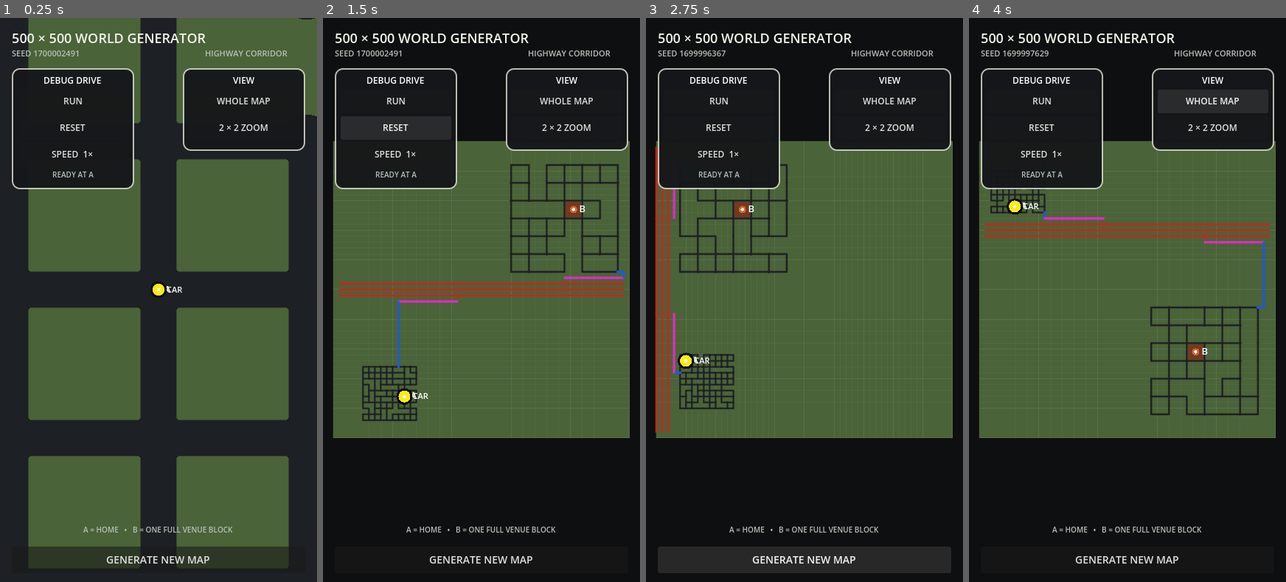
Above: before the commit, frames 1-4 (left to right).
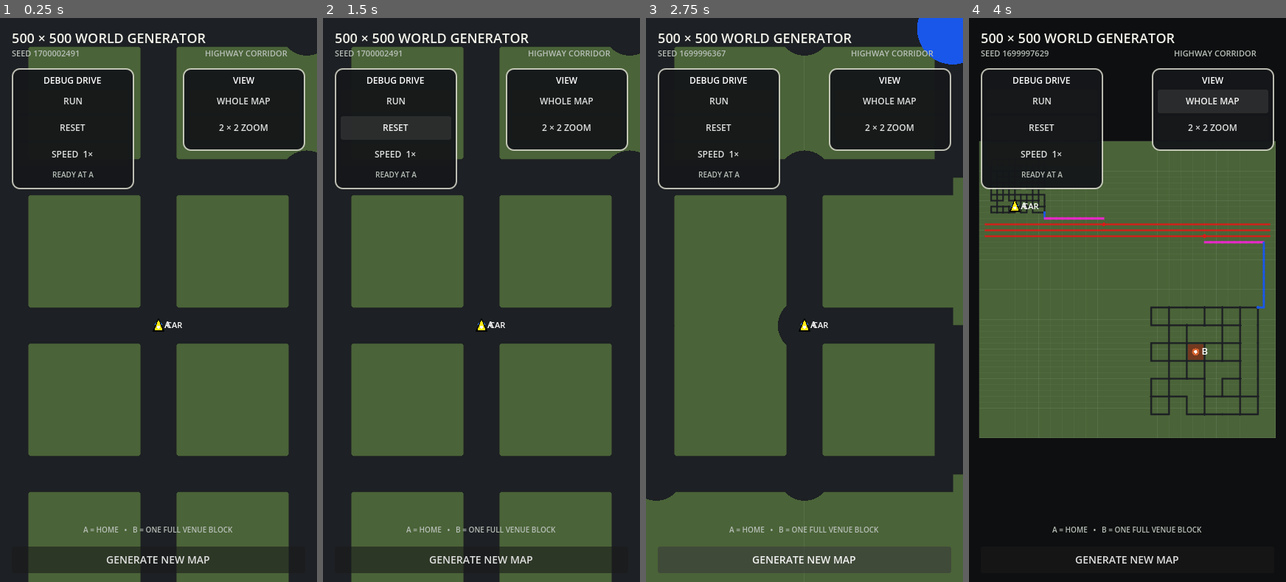
Above: after the commit, the same moments.

Repository: patrickcallahancomedy/comedian
Game: Godot game, scene res://scenes/drive/grid_world_prototype.tscn
Same seed, same stepped clock (60 frames per second), same inputs: the game is played once before the commit and once after it. This scene is started directly instead of the project's main scene.
Inputs:
- Up to frame 1 (0.25 s): no input
- Up to frame 2 (1.5 s): click "RUN" at 0.5 s; click "RESET" at 1.25 s
- Up to frame 3 (2.75 s): click "GENERATE NEW MAP" at 2 s
- Up to frame 4 (4 s): click "GENERATE NEW MAP" at 2.75 s; click "WHOLE MAP" at 3.5 s

The runs differ from the first frame. In frame 1, 28% of the frame differs, in the area x 8-100%, y 0-100%; in frame 2, 39%; in frame 3, 42%, in the area x 0-100%, y 0-100%; in frame 4, less than 0.1%.

Commit message:
Keep car fixed while world moves and rotates

Diff:
--- a/godot/scripts/drive/grid_world_debug_car.gd
+++ b/godot/scripts/drive/grid_world_debug_car.gd
@@ -15,6 +15,7 @@
 var finished := false
 var speed_index := 0
 var wrap_route_index := -1
+var drive_forward := Vector2.UP
 
 @onready var map = $"../Map"
 @onready var run_button: Button = $"../DriveBox/Layout/RunButton"
@@ -87,6 +88,7 @@
 			world_position = world_position.move_toward(target, remaining)
 			remaining = 0.0
 
+	_sync_drive_camera()
 	queue_redraw()
 
 
@@ -94,13 +96,30 @@
 	if route.is_empty():
 		return
 
-	var display_position: Vector2 = _display_world_position()
-	var screen: Vector2 = map.world_to_screen(display_position)
+	var screen: Vector2 = (
+		map.drive_camera_screen_position()
+		if map.drive_camera_enabled
+		else map.world_to_screen(_display_world_position())
+	)
 	var radius: float = CAR_RADIUS
 
-	draw_circle(screen, radius + 3.0, CAR_OUTLINE)
-	draw_circle(screen, radius, CAR_COLOR)
-	draw_circle(screen, 2.2, Color.WHITE)
+	# Fixed upward-facing debug car. The world moves and rotates beneath it.
+	var nose := screen + Vector2(0.0, -radius - 3.0)
+	var left := screen + Vector2(-radius, radius)
+	var right := screen + Vector2(radius, radius)
+	draw_colored_polygon(
+		PackedVector2Array([nose, left, right]),
+		CAR_OUTLINE
+	)
+	draw_colored_polygon(
+		PackedVector2Array([
+			screen + Vector2(0.0, -radius),
+			screen + Vector2(-radius + 2.5, radius - 2.0),
+			screen + Vector2(radius - 2.5, radius - 2.0),
+		]),
+		CAR_COLOR
+	)
+	draw_circle(screen + Vector2(0.0, 2.0), 2.0, Color.WHITE)
 
 	var font := get_theme_default_font()
 	draw_string(
@@ -411,6 +430,42 @@
 	return 1 if city_center.y >= neighborhood_center.y else -1
 
 
+func _sync_drive_camera() -> void:
+	if route.is_empty():
+		return
+
+	var next_forward := _current_forward_direction()
+	if next_forward.length_squared() > 0.0001:
+		drive_forward = next_forward.normalized()
+
+	map.set_drive_camera(
+		_display_world_position(),
+		drive_forward
+	)
+
+
+func _current_forward_direction() -> Vector2:
+	if route.size() < 2:
+		return drive_forward
+
+	for index in range(route_index, route.size() - 1):
+		if index == wrap_route_index:
+			continue
+
+		var a: int = int(route[index])
+		var b: int = int(route[index + 1])
+		if map.generator.edge_class(a, b) < 0:
+			continue
+
+		var delta := Vector2(
+			map.generator.nodes[b] - map.generator.nodes[a]
+		)
+		if delta.length_squared() > 0.0001:
+			return delta.normalized()
+
+	return drive_forward
+
+
 func _run() -> void:
 	if route.is_empty():
 		_reset()
@@ -418,7 +473,7 @@
 	if route.size() < 2:
 		return
 
-	map.show_whole_world()
+	_sync_drive_camera()
 	running = true
 	finished = false
 	status_label.text = "RUNNING"
@@ -444,6 +499,8 @@
 		return
 
 	world_position = Vector2(map.generator.nodes[int(route[0])])
+	drive_forward = _current_forward_direction()
+	_sync_drive_camera()
 	status_label.text = "READY AT A"
 	queue_redraw()
 
